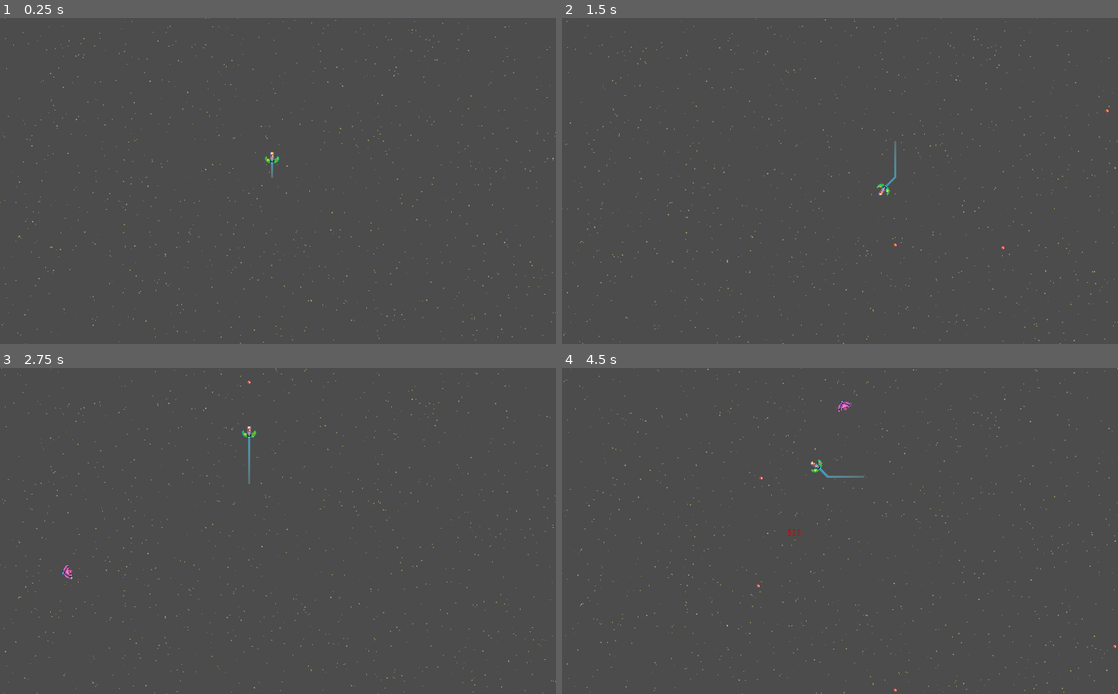
Above: before the commit, frames 1-4 (two rows, left to right).
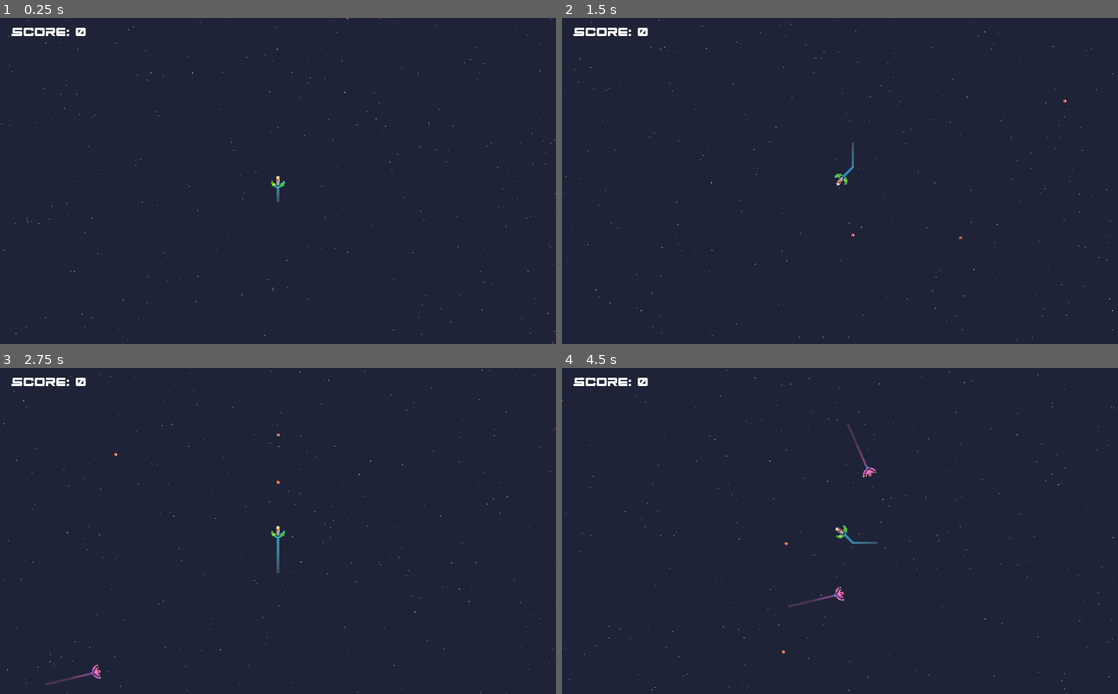
Above: after the commit, the same moments.

Repository: Nairu/GMTK-2019
Game: Godot game, scene res://Scenes/BaseLevel.tscn
The game is run twice, just before and just after one commit, with the same random seed, the same clock (stepped at 60 frames per second) and the same inputs.
Inputs:
- Up to frame 1 (0.25 s): no input
- Up to frame 2 (1.5 s): tap Enter (ui_accept) at 0.5, 0.6, 0.77, 1.07, 1.35 s
- Up to frame 3 (2.75 s): tap Enter (ui_accept) at 1.52, 1.82, 2.1 s
- Up to frame 4 (4.5 s): tap Enter (ui_accept) at 2.85, 3.02, 3.32, 3.6, 3.77, 4.07, 4.35 s

The runs differ from the first frame. In frame 1, 100% of the frame differs, in the area x 0-100%, y 0-100%; in frame 2, 100%; in frame 3, 100%; in frame 4, 100%.

Commit message:
Added score and game over screen

Diff:
--- /dev/null
+++ b/GameOverl.gd
@@ -0,0 +1,11 @@
+extends Control
+
+export (String, FILE, "*.tscn") var game_scene
+
+func _ready():
+	$Label.text = "SCORE: " + str(Globals.score) + "\n\nPRESS SPACE TO\nCONTINUE"
+
+func _process(delta):
+	if Input.is_action_just_pressed("ui_accept"):
+		Globals.score = 0
+		get_tree().change_scene(game_scene)
--- a/Objects/Bullet.tscn
+++ b/Objects/Bullet.tscn
@@ -13,7 +13,7 @@
 } ]
 
 [sub_resource type="CircleShape2D" id=2]
-radius = 5.05242
+radius = 2.0
 
 [node name="BulletNode" type="Area2D"]
 collision_layer = 4
--- a/Objects/Enemy.tscn
+++ b/Objects/Enemy.tscn
@@ -1,20 +1,30 @@
-[gd_scene load_steps=4 format=2]
+[gd_scene load_steps=6 format=2]
 
 [ext_resource path="res://Scripts/Enemy.gd" type="Script" id=1]
-[ext_resource path="res://Sprites/enemy-ship.png" type="Texture" id=2]
+[ext_resource path="res://Objects/Trail.tscn" type="PackedScene" id=2]
+[ext_resource path="res://Sprites/enemy-ship.png" type="Texture" id=3]
+
+[sub_resource type="Gradient" id=2]
+offsets = PoolRealArray( 0.443709, 0.768212, 1 )
+colors = PoolColorArray( 0.917647, 0.443137, 0.741176, 0.196078, 0.682353, 0.341176, 0.643137, 0.592157, 0.392157, 0.27451, 0.552941, 1 )
 
 [sub_resource type="RectangleShape2D" id=1]
-extents = Vector2( 15, 16 )
+extents = Vector2( 9.45121, 13.5365 )
 
 [node name="EnemyNode" type="Area2D"]
 collision_layer = 2
 script = ExtResource( 1 )
 
+[node name="Trail" parent="." instance=ExtResource( 2 )]
+width = 4.0
+gradient = SubResource( 2 )
+targetPath = NodePath("../CollisionShape2D")
+trail_length = 30
+
 [node name="Sprite" type="Sprite" parent="."]
 rotation = 1.57079
-texture = ExtResource( 2 )
+texture = ExtResource( 3 )
 
 [node name="CollisionShape2D" type="CollisionShape2D" parent="."]
-visible = false
-position = Vector2( 2, 0 )
+position = Vector2( -2.50138, 0.498622 )
 shape = SubResource( 1 )
--- a/Objects/Player.tscn
+++ b/Objects/Player.tscn
@@ -1,12 +1,13 @@
-[gd_scene load_steps=6 format=2]
+[gd_scene load_steps=7 format=2]
 
 [ext_resource path="res://Scripts/ShipNode.gd" type="Script" id=1]
-[ext_resource path="res://Objects/Trail.tscn" type="PackedScene" id=2]
-[ext_resource path="res://Sprites/player-ship.png" type="Texture" id=3]
+[ext_resource path="res://Objects/Bullet.tscn" type="PackedScene" id=2]
+[ext_resource path="res://Objects/Trail.tscn" type="PackedScene" id=3]
+[ext_resource path="res://Sprites/player-ship.png" type="Texture" id=4]
 
 [sub_resource type="Gradient" id=2]
-offsets = PoolRealArray( 0, 0.822086, 0.98773 )
-colors = PoolColorArray( 0.572549, 0.956863, 1, 0.196078, 0.258824, 0.792157, 0.992157, 0.588235, 0, 0.490196, 0.780392, 1 )
+offsets = PoolRealArray( 0, 0.695364, 1 )
+colors = PoolColorArray( 0.572549, 0.956863, 1, 0.203922, 0.258824, 0.792157, 0.992157, 0.584314, 0, 0.490196, 0.780392, 1 )
 
 [sub_resource type="RectangleShape2D" id=1]
 extents = Vector2( 16, 15 )
@@ -14,17 +15,18 @@
 [node name="ShipNode" type="Area2D"]
 collision_mask = 7
 script = ExtResource( 1 )
-top_speed = 250.0
+bullet = ExtResource( 2 )
+game_over_scene = "res://Scenes/GameOver.tscn"
 
-[node name="Trail" parent="." instance=ExtResource( 2 )]
+[node name="Trail" parent="." instance=ExtResource( 3 )]
 width = 4.0
-default_color = Color( 0.258824, 0.792157, 0.992157, 0.717647 )
+default_color = Color( 0.4, 0.501961, 1, 1 )
 gradient = SubResource( 2 )
 targetPath = NodePath("../CollisionShape2D")
-trail_length = 25
+trail_length = 20
 
 [node name="Sprite" type="Sprite" parent="."]
-texture = ExtResource( 3 )
+texture = ExtResource( 4 )
 
 [node name="CollisionShape2D" type="CollisionShape2D" parent="."]
 visible = false
@@ -32,3 +34,8 @@
 shape = SubResource( 1 )
 
 [node name="Camera2D" type="Camera2D" parent="."]
+current = true
+drag_margin_left = 0.5
+drag_margin_top = 0.5
+drag_margin_right = 0.5
+drag_margin_bottom = 0.5
--- /dev/null
+++ b/Objects/UI.gd
@@ -0,0 +1,11 @@
+extends Control
+
+export(int) var score
+export(int) var health
+
+func set_score(value):
+	print("We've got here at least")
+	score = value
+	print(value)
+	print(score)
+	$Label.text = "Score: " + str(score)
--- /dev/null
+++ b/Objects/UI.tscn
@@ -0,0 +1,22 @@
+[gd_scene load_steps=4 format=2]
+
+[ext_resource path="res://Objects/UI.gd" type="Script" id=1]
+[ext_resource path="res://Fonts/spaceranger.ttf" type="DynamicFontData" id=2]
+
+[sub_resource type="DynamicFont" id=1]
+size = 30
+font_data = ExtResource( 2 )
+
+[node name="Control" type="Control"]
+anchor_right = 1.0
+anchor_bottom = 1.0
+script = ExtResource( 1 )
+
+[node name="Label" type="Label" parent="."]
+margin_left = 20.0
+margin_top = 13.0
+margin_right = 188.0
+margin_bottom = 40.0
+custom_fonts/font = SubResource( 1 )
+text = "Score: 0"
+percent_visible = -0.166667
--- a/Scenes/BaseLevel.tscn
+++ b/Scenes/BaseLevel.tscn
@@ -6,6 +6,7 @@
 [ext_resource path="res://Objects/Starfield.tscn" type="PackedScene" id=4]
 
 [node name="BaseNode" type="Node2D"]
+position = Vector2( 11, 2 )
 script = ExtResource( 1 )
 
 [node name="ShipNode" parent="." instance=ExtResource( 2 )]
@@ -14,3 +15,8 @@
 top_speed = 250.0
 
 [node name="Starfield" parent="." instance=ExtResource( 4 )]
+position = Vector2( -680, -593 )
+star_count = 2000
+window_size = Vector2( 2000, 2000 )
+
+[node name="CanvasLayer" type="CanvasLayer" parent="."]
--- /dev/null
+++ b/Scenes/GameOver.tscn
@@ -0,0 +1,25 @@
+[gd_scene load_steps=4 format=2]
+
+[ext_resource path="res://GameOverl.gd" type="Script" id=1]
+[ext_resource path="res://Fonts/spaceranger.ttf" type="DynamicFontData" id=2]
+
+[sub_resource type="DynamicFont" id=1]
+size = 72
+font_data = ExtResource( 2 )
+
+[node name="Control" type="Control"]
+anchor_right = 1.0
+anchor_bottom = 1.0
+script = ExtResource( 1 )
+game_scene = "res://Scenes/BaseLevel.tscn"
+
+[node name="Label" type="Label" parent="."]
+anchor_right = 1.0
+anchor_bottom = 1.0
+custom_fonts/font = SubResource( 1 )
+text = "SCORE:
+
+PRESS SPACE TO
+CONTINUE"
+align = 1
+valign = 1
--- a/Scripts/BaseLevel.gd
+++ b/Scripts/BaseLevel.gd
@@ -4,13 +4,23 @@
 
 var timer = null
 export (PackedScene) var enemy = load("res://Objects/Enemy.tscn")
+export (PackedScene) var ui_scene = load("res://Objects/UI.tscn")
+export (PackedScene) var pop_label = load("res://Objects/pop_label.tscn")
 
 var project_resolution = Vector2()
 var player_node = null
+var ui_instance = null
+var score = 0
+var combo = 1
+var base_points = 100
 
 func _ready():
 	project_resolution = Vector2(ProjectSettings.get_setting("display/window/size/width"),ProjectSettings.get_setting("display/window/size/height"))
 	player_node = get_node("/root/BaseNode/ShipNode")
+	player_node.connect("enemy_hit", self, "_on_enemy_hit")
+
+	ui_instance = ui_scene.instance()
+	$CanvasLayer.add_child(ui_instance)
 
 	timer = Timer.new()
 	add_child(timer)
@@ -20,8 +30,14 @@
 	timer.set_one_shot(false)
 	timer.start()
 
-func _on_player_hit():
-	emit_signal("player_was_hit")
+func _on_enemy_hit(position):
+	var label_instance = pop_label.instance()
+	label_instance.position = position
+	label_instance.text = str(base_points * combo)
+	Globals.score = score + base_points * combo
+	combo = combo + 1
+	add_child(label_instance)
+	ui_instance.set_score(Globals.score)
 
 func _on_Timer_timeout():
 	var enemy_instance = enemy.instance()
--- a/Scripts/Bullet.gd
+++ b/Scripts/Bullet.gd
@@ -3,7 +3,7 @@
 var direction = Vector2(0, 1)
 var area = null
 
-export (PackedScene) var pop_label = load("res://Objects/pop_label.tscn")
+signal enemy_hit
 
 func _ready():
 	connect("area_entered", self, "_on_Bullet_body_entered")
@@ -16,6 +16,4 @@
 func _on_Bullet_body_entered(body):
 	if (not body.get("is_enemy") == null):
 		body.queue_free()
-		var label_instance = pop_label.instance()
-		label_instance.position = body.position
-		get_parent().get_parent().add_child(label_instance)
+		emit_signal("enemy_hit", body.position)
--- a/Scripts/Enemy.gd
+++ b/Scripts/Enemy.gd
@@ -24,8 +24,8 @@
 	position.x = lerp(position.x, position.x + (player_dir.x * 200), delta)
 	position.y = lerp(position.y, position.y + (player_dir.y * 200), delta)
 
-	if position.x > screen_size.x + screen_buffer or position.x < -screen_buffer or position.y > screen_size.y + screen_buffer or position.y < -screen_buffer:
-		queue_free()
+#	if position.x > screen_size.x + screen_buffer or position.x < -screen_buffer or position.y > screen_size.y + screen_buffer or position.y < -screen_buffer:
+#		queue_free()
 
 func _on_Ship_body_entered(body):
 	if (not body.get("is_player") == null):
--- /dev/null
+++ b/Scripts/Globals.gd
@@ -0,0 +1,3 @@
+extends Node
+
+var score = 0
--- a/Scripts/ShipNode.gd
+++ b/Scripts/ShipNode.gd
@@ -1,4 +1,6 @@
 extends Area2D
+
+signal enemy_hit
 
 export(PackedScene) var bullet = load("res://Objects/Bullet.tscn")
 export(bool) var is_player = true
@@ -7,6 +9,8 @@
 export (float) var acceleration_straight = 10
 export (float) var top_speed = 350
 export (float) var rotation_speed = 10.0
+
+export (String, FILE, "*.tscn") var game_over_scene
 
 var motion = Vector2()
 var currentDirection = 0
@@ -30,12 +34,16 @@
 	bullet_instance.set_name("Bullet")
 	bullet_instance.direction = Vector2(cos(deg2rad(currentDirection-90))*2, sin(deg2rad(currentDirection-90))*2)*300
 	bullet_instance.position = get_position() + Vector2(cos(deg2rad(currentDirection-90))*2, sin(deg2rad(currentDirection-90))*2)
+	bullet_instance.connect("enemy_hit", self, "_on_enemy_hit")
 	get_parent().add_child(bullet_instance)
+
+func _on_enemy_hit(position):
+	emit_signal("enemy_hit", position)
 
 func _process(delta):
 	if was_hit:
-		print("We died!")
-		get_tree().reload_current_scene()
+		# Soon we will go to the game over screen, but for now just keep it as a restart.
+		get_tree().change_scene(game_over_scene)
 
 func _physics_process(delta):
 
--- a/Scripts/Star.gd
+++ b/Scripts/Star.gd
@@ -10,7 +10,8 @@
 
 var is_static = false
 
-onready var window_size = get_viewport_rect().size
+#onready var window_size = get_viewport_rect().size
+export(Vector2) var window_size
 
 func prepare(is_static):
 	self.is_static = is_static
--- a/Scripts/Starfield.gd
+++ b/Scripts/Starfield.gd
@@ -2,7 +2,8 @@
 
 const Stars = preload("res://Objects/Star.tscn")
 
-var star_count = 1000
+export var star_count = 1000
+export(Vector2) var window_size
 
 func prepare(star_count = 1000):
 	self.star_count = star_count
@@ -11,5 +12,6 @@
 func _ready():
 	for idx in range(star_count):
 		var new_star = Stars.instance()
+		new_star.window_size = window_size
 		new_star.prepare(false)
 		add_child(new_star)
--- a/Scripts/pop_label.gd
+++ b/Scripts/pop_label.gd
@@ -3,11 +3,13 @@
 export (Vector2) var final_scale = Vector2(1.5, 1.5)
 export (float) var float_distance = 100
 export (float) var duration = 0.25
+export var text = ""
 
 func _ready():
 	pop()
 
 func pop():
+	$label.text = self.text
 	$tween.interpolate_property(self, "scale", scale, final_scale,
 			duration, Tween.TRANS_BACK, Tween.EASE_IN_OUT)
 
--- a/project.godot
+++ b/project.godot
@@ -18,6 +18,10 @@
 config/name="GMTK-2019"
 run/main_scene="res://Scenes/BaseLevel.tscn"
 config/icon="res://icon.png"
+
+[autoload]
+
+Globals="*res://Scripts/Globals.gd"
 
 [display]
 
@@ -49,4 +53,5 @@
 
 [rendering]
 
+environment/default_clear_color=Color( 0.12549, 0.141176, 0.219608, 1 )
 environment/default_environment="res://default_env.tres"
Binary file added: Fonts/spaceranger.ttf
Not shown, added: Sound Effects/explosion.wav.import
Not shown, added: Sound Effects/explosion.wav
